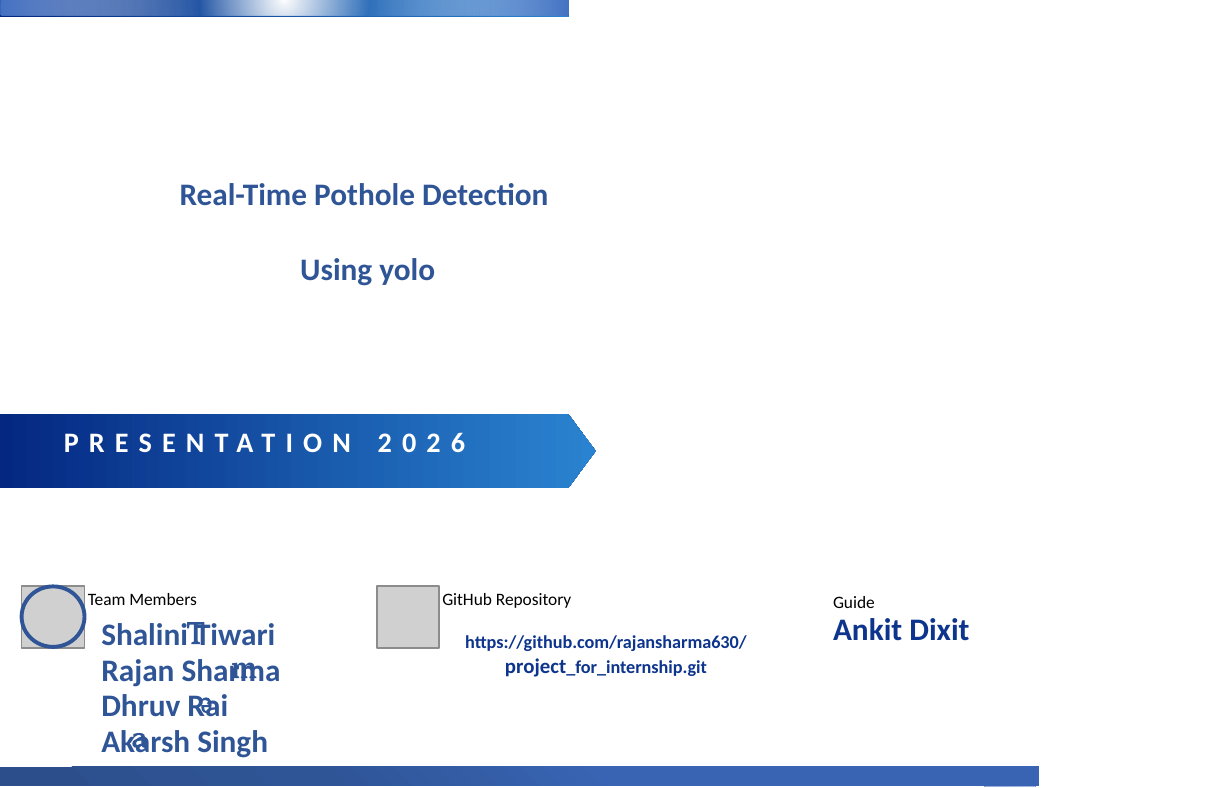
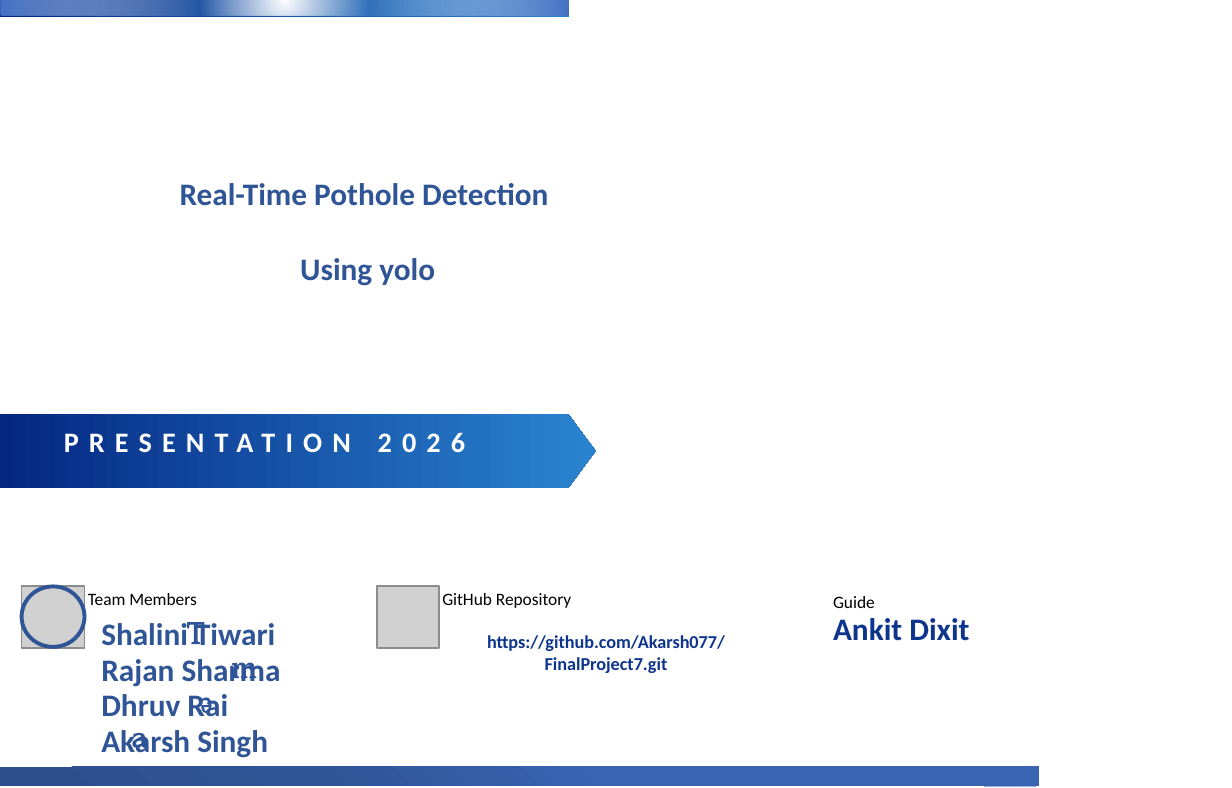
Before and after one commit to Akarsh077/AIML-Internship2026-SRMCEM, a slide deck: slide 1 of Presentation/Team7AIML07_final.pptx. Drawn at 1232x788 pixels with LibreOffice and Linux fonts; fonts in the diff are those of the drawing; grey boxes stand for pictures. Boxes give left, top, right and bottom in pixels: in the first picture for what was removed or moved away, otherwise in the second. Text is boxed around its words. In the diff, an @@ line names an element or a change of style, - is before the commit and + after.

Commit message:
presentation fix

```diff
--- a/Presentation/Team7AIML07_final.pptx
+++ b/Presentation/Team7AIML07_final.pptx
@@ text at [487, 635, 725, 673]: text changed @@
-https://github.com/rajansharma630/project_for_internship.git
+https://github.com/Akarsh077/FinalProject7.git
```
